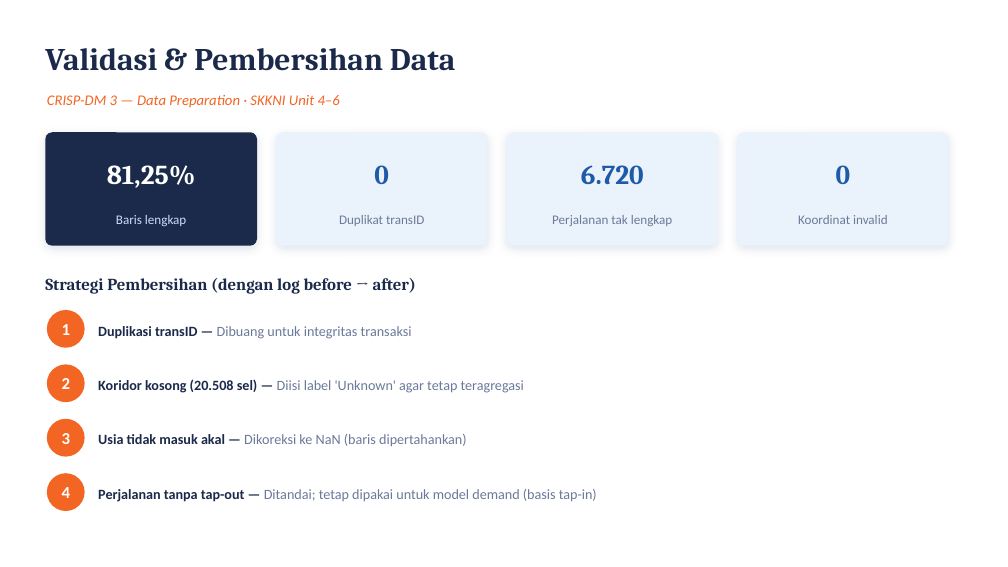
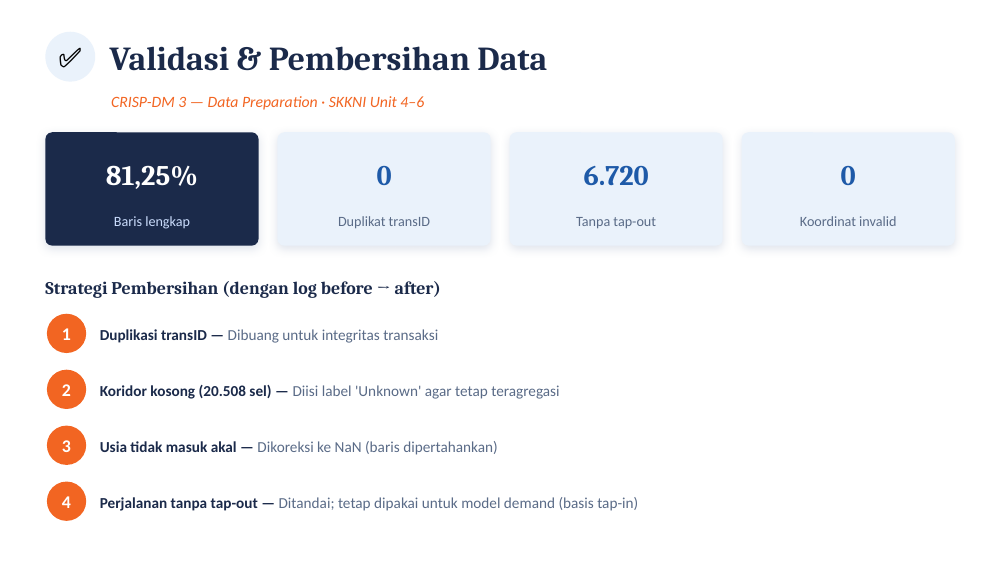
Before and after one commit to zonakerja/bnsp-dss-jul-26, a slide deck: slide 8 of ppt/TransJakarta_Demand_Prediction_BNSP.pptx (slide 7 before the commit). Drawn at 1008x567 pixels with LibreOffice and Linux fonts; fonts in the diff are those of the drawing. Boxes give left, top, right and bottom in pixels: in the first picture for what was removed or moved away, otherwise in the second. Text is boxed around its words. In the diff, an @@ line names an element or a change of style, - is before the commit and + after.

```diff
--- a/ppt/TransJakarta_Demand_Prediction_BNSP.pptx
+++ b/ppt/TransJakarta_Demand_Prediction_BNSP.pptx
@@ ellipse added at [45, 32, 95, 82], fill #EAF2FB @@
@@ text added at [45, 32, 95, 82], 26 pt, text #000000 @@
+✅
@@ text "Validasi & Pembersihan Data": place and size @@
-text "Validasi & Pembersihan Data" at [45, 48, 455, 71]
+text "Validasi & Pembersihan Data" at [110, 46, 547, 71]
@@ text "Validasi & Pembersihan Data" at [110, 46, 547, 71]: size 30 to 32 pt @@
@@ text "CRISP-DM 3 — Data Preparation ...": place and size @@
-text "CRISP-DM 3 — Data Preparation ..." at [47, 95, 340, 108]
+text "CRISP-DM 3 — Data Preparation ..." at [111, 96, 424, 110]
@@ text "CRISP-DM 3 — Data Preparation ..." at [111, 96, 424, 110]: size 14 to 15 pt @@
@@ rounded rectangle: place and size @@
-rounded rectangle at [507, 132, 718, 246]
+rounded rectangle at [510, 132, 723, 246]
@@ size 26 to 27 pt in 4 elements at [106, 165, 198, 189], [377, 166, 392, 185], [584, 165, 649, 185], [841, 166, 856, 185] @@
@@ rounded rectangle: place and size @@
-rounded rectangle at [737, 132, 949, 246]
+rounded rectangle at [742, 132, 955, 246]
@@ text "Baris lengkap" at [114, 216, 190, 229]: size 12.5 to 13.5 pt @@
@@ text "Duplikat transID" at [338, 216, 430, 229]: size 12.5 to 13.5 pt, text colour #6B7A99 to #5A6B87 @@
@@ text "Koordinat invalid" at [800, 216, 896, 226]: size 12.5 to 13.5 pt, text colour #6B7A99 to #5A6B87 @@
@@ text removed at [552, 215, 672, 226] @@
-Perjalanan tak lengkap
@@ text added at [576, 217, 656, 229], 13.5 pt, text #5A6B87 @@
+Tanpa tap-out
@@ text "Duplikasi transID — Dibuang untuk ..." at [100, 329, 438, 343]: size 13.5 to 14.5 pt; text colour #6B7A99 to #5A6B87 in "Dibuang untuk integritas transaksi" @@
@@ text "Koridor kosong (20.508 sel) — ..." at [100, 385, 559, 399]: size 13.5 to 14.5 pt; text colour #6B7A99 to #5A6B87 in "Diisi label 'Unknown' agar tetap teragregasi" @@
@@ 3 ellipses, 1 text: place and size @@
-3 ellipses, 1 text at [47, 310, 85, 457]
+3 ellipses, 1 text at [47, 314, 86, 465]
@@ text "Usia tidak masuk akal — ...": place and size @@
-text "Usia tidak masuk akal — ..." at [98, 434, 467, 446]
+text "Usia tidak masuk akal — ..." at [100, 441, 498, 455]
@@ text "Usia tidak masuk akal — ..." at [100, 441, 498, 455]: size 13.5 to 14.5 pt; text colour #6B7A99 to #5A6B87 in "Dikoreksi ke NaN (baris dipertahankan)" @@
@@ size 16 to 17 pt in 5 elements at [45, 281, 441, 298], [62, 328, 71, 340], [62, 384, 71, 396], [62, 440, 71, 452], [62, 496, 71, 508] @@
@@ text "4": place and size @@
-text "4" at [62, 487, 70, 498]
+text "4" at [62, 496, 71, 508]
@@ ellipse: place and size @@
-ellipse at [47, 473, 85, 511]
+ellipse at [47, 482, 86, 521]
@@ text "Perjalanan tanpa tap-out — Ditandai; ...": place and size @@
-text "Perjalanan tanpa tap-out — Ditandai; ..." at [98, 489, 597, 502]
+text "Perjalanan tanpa tap-out — Ditandai; ..." at [100, 497, 638, 511]
@@ text "Perjalanan tanpa tap-out — Ditandai; ..." at [100, 497, 638, 511]: size 13.5 to 14.5 pt; text colour #6B7A99 to #5A6B87 in "Ditandai; tetap dipakai untuk model demand (basis ..." @@
```
Also in this commit, not shown: 15 other slides changed, 1 slide added, 3 other files.
